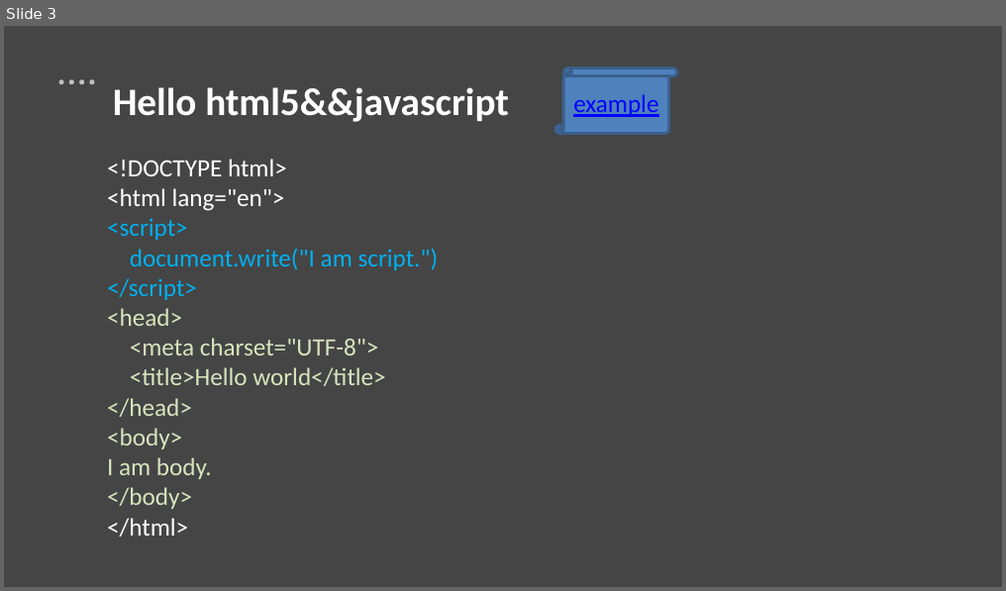
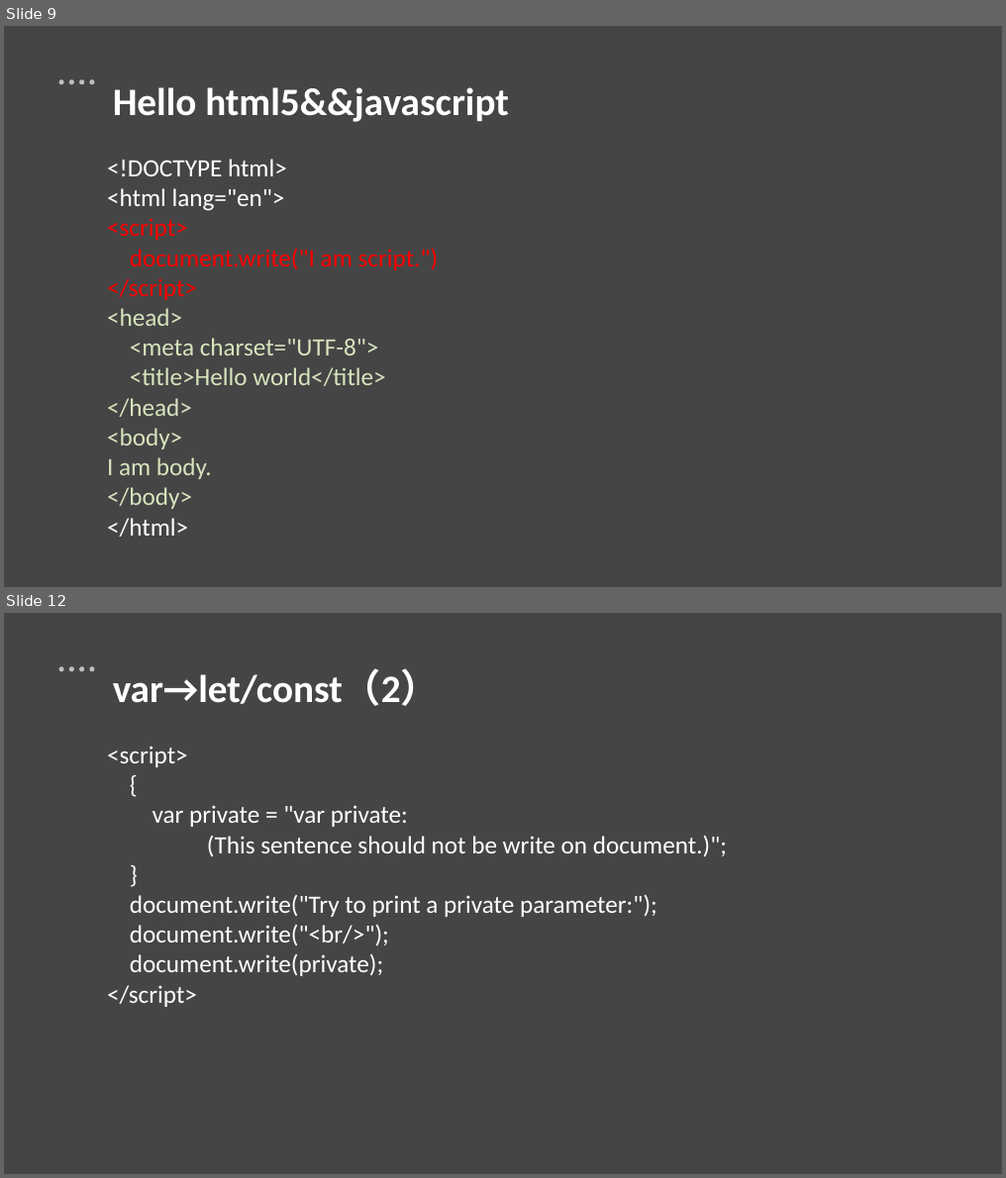
Before and after one commit to gerryhjs/htmljs, a slide deck: html&js课件/html&js.pptx. Shown one above the other, each under a label of ours: slide 3 before the commit, slides 9 and 12 after it; the slides between them are not shown. The pictures are 1006x591 and 1006x1178 pixels, drawn with LibreOffice and Linux fonts; fonts in the diff are those of the drawing. Boxes give left, top, right and bottom in pixels: in the first picture for what was removed or moved away, otherwise in the second. Text is boxed around its words. In the diff, an @@ line names an element or a change of style, - is before the commit and + after.

```diff
--- a/html&js课件/html&js.pptx
+++ b/html&js课件/html&js.pptx
@@ slide 12 added at (x1=4, y1=613, x2=1002, y2=1174), background #D9D9D9 at 56% opacity; not listed: 5 template elements that a slide beside it also shows @@
@@ text added at (x1=113, y1=670, x2=440, y2=706), 28 pt, text #FFFFFF, bold @@
+var→let/const（2）
@@ text added at (x1=107, y1=746, x2=727, y2=1007), 18 pt, text #FFFFFF @@
+<script>
+{
+var private = "var private:
+(This sentence should not be write on document.)";
+}
+document.write("Try to print a private parameter:");
+document.write("<br/>");
+document.write(private);
+</script>
@@ what was slide 3 is now slide 9 @@
@@ slide 9 changed as well @@
@@ vertical scroll removed at (x1=555, y1=68, x2=677, y2=133) @@
-example
@@ text at (x1=107, y1=218, x2=439, y2=300): text colour #00B0F0 to #FF0000 in "<script>", "document.write("I am script.")", "</script>" @@
```
Also in this commit, not shown: 4 other slides changed, 18 other slides added, 30 other files.
